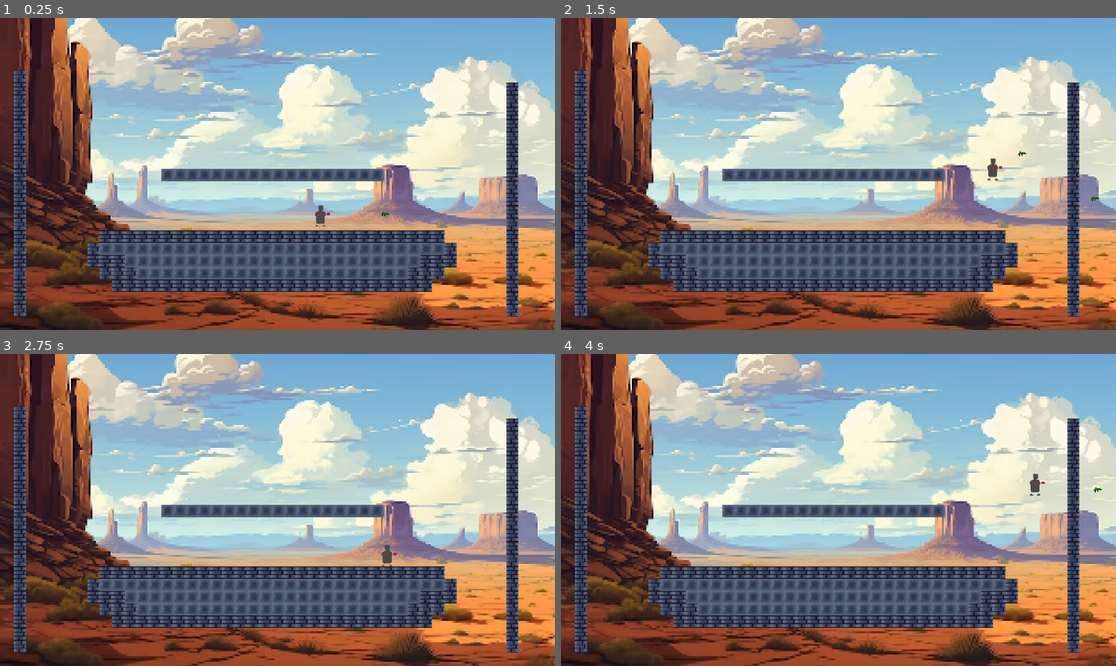
Above: before the commit, frames 1-4 (two rows, left to right).
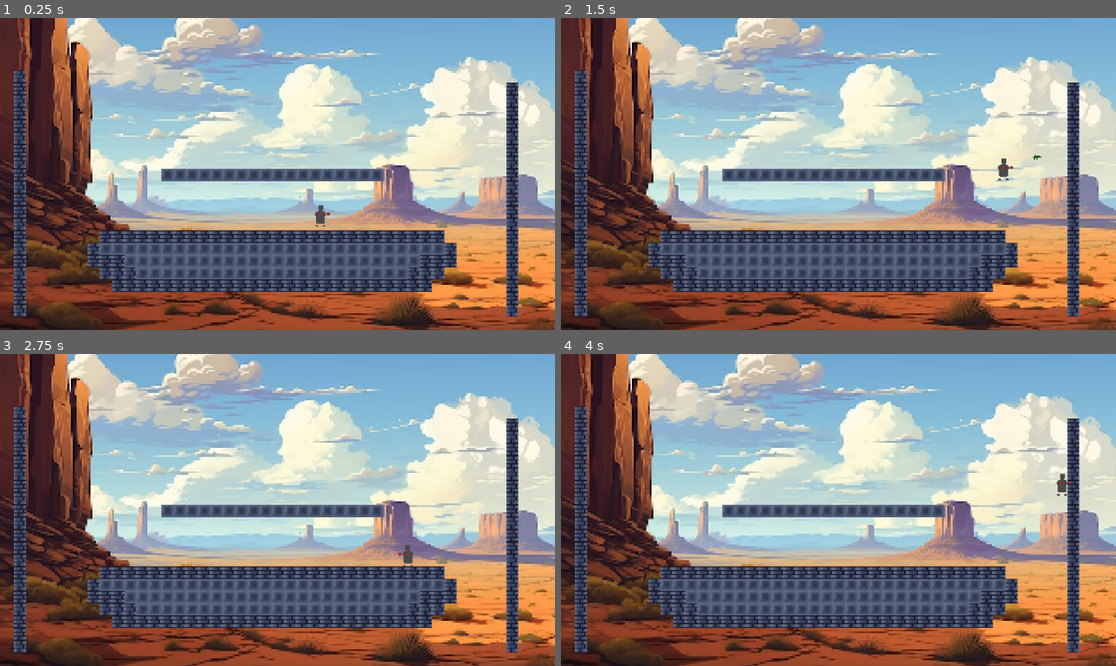
Above: after the commit, the same moments.

Repository: Erueti-Selwyn/DiVerse-Game
Game: Godot game, scene res://Level.tscn
Same seed, same stepped clock (60 frames per second), same inputs: the game is played once before the commit and once after it.
Inputs:
- Up to frame 1 (0.25 s): no input
- Up to frame 2 (1.5 s): tap Enter at 0.5 s; hold D (move_right) from 0.53 s (still down); tap Q (dash) at 0.6 s; tap Space (jump) at 0.77, 1.07 s; tap F (shoot) at 0.8, 1.35 s
- Up to frame 3 (2.75 s): tap Space (jump) at 1.52, 1.55, 1.82, 2.1 s; release D (move_right) at 2.03 s; hold A (move_left) from 2.03 s (still down); tap Q (dash) at 2.3 s
- Up to frame 4 (4 s): release A (move_left) at 2.78 s; hold D (move_right) from 2.78 s (still down); tap Q (dash) at 2.85 s; tap Space (jump) at 3.02, 3.32, 3.77, 3.8 s; tap F (shoot) at 3.05, 3.6 s

The runs differ from the first frame. In frame 1, less than 0.1% of the frame differs, in the area x 68-71%, y 61-64%; in frame 2, 0.2%, in the area x 76-97%, y 42-59%; in frame 3, 0.2%; in frame 4, 0.2%.

Commit message:
Minor Fix

Diff:
--- a/2DFightingGodot/Gun/gun.gd
+++ b/2DFightingGodot/Gun/gun.gd
@@ -1,8 +1,12 @@
 extends Area2D
 
 #var velocity = Vector2(0, 1)
-var speed = 800
+var speed = 1200
+var direction = 1
+
+func _direction(dir):
+	direction = dir
 
 func _physics_process(delta):
-	move_local_x(speed * delta)
+	move_local_x(speed * delta * direction)
 	#var move_vector = velocity.normalized() * speed * delta
--- a/2DFightingGodot/Player.gd
+++ b/2DFightingGodot/Player.gd
@@ -1,8 +1,8 @@
 extends CharacterBody2D
 
 const bulletPath = preload("res://Gun/bullet.tscn")
-const MAX_SPEED = 200
-const ACCELERATION = 100
+const MAX_SPEED = 300
+const ACCELERATION = 60
 const JUMP_HIGHT = 600
 const GRAVITY = 30
 const UP = Vector2(0, -1)
@@ -29,8 +29,8 @@
 #var velocity = Vector2(0, 1)
 var speed = 300
 
-var facing_right = true
-
+var direction
+var facingRight = true
 # Get the gravity from the project settings to be synced with RigidBody nodes.
 var gravity = ProjectSettings.get_setting("physics/2d/default_gravity")
 
@@ -47,6 +47,10 @@
 
 func shoot():
 	var bullet = bulletPath.instantiate()
+	if facingRight:
+		bullet._direction(1)
+	else:
+		bullet._direction(-1)
 	bullet.global_position = $Marker2D.global_position
 	get_parent().add_child(bullet)
 
@@ -56,11 +60,19 @@
 		_animated_sprite.play("idlebase_ani")
 	else:
 		_animated_sprite.stop()
-	var direction = Input.get_axis("move_left", "move_right")
+	direction = Input.get_axis("move_left", "move_right")
+
+	if velocity.x > 0:
+		_animated_sprite.flip_h = false
+		facingRight = true
+	elif velocity.x < 0:
+		_animated_sprite.flip_h = true
+		facingRight = false
+
 	if Input.is_action_just_pressed("dash") && !dashing:
 		dashDirection = direction
 	if dashing:
-			velocity.x = dashSpeed * direction
+			velocity.x = dashSpeed * dashDirection
 	else:
 		if velocity.x > MAX_SPEED:
 			velocity.x = MAX_SPEED
@@ -86,9 +98,9 @@
 			dub_jumps -= 1
 			velocity.y = -JUMP_HIGHT
 			if is_on_wall() && Input.is_action_pressed("move_right"):
-				velocity.x = -MAX_SPEED
+				velocity.x = -(MAX_SPEED * 3)
 			elif is_on_wall() && Input.is_action_pressed("move_left"):
-				velocity.x = MAX_SPEED
+				velocity.x = (MAX_SPEED * 3)
 
 	if is_on_wall() && (Input.is_action_pressed("move_right") || Input.is_action_pressed("move_left")):
 		can_jump = true
--- a/2DFightingGodot/Player.tscn
+++ b/2DFightingGodot/Player.tscn
@@ -47,9 +47,10 @@
 animation = &"idlebase_ani"
 
 [node name="Marker2D" type="Marker2D" parent="."]
-position = Vector2(45, 32)
+position = Vector2(20, 45)
 
 [node name="Bullet" parent="." instance=ExtResource("4_wgdru")]
-position = Vector2(45, 32)
+visible = false
+position = Vector2(-31, 21)
 
 [connection signal="body_entered" from="Area2D" to="." method="_on_area_2d_body_entered"]
